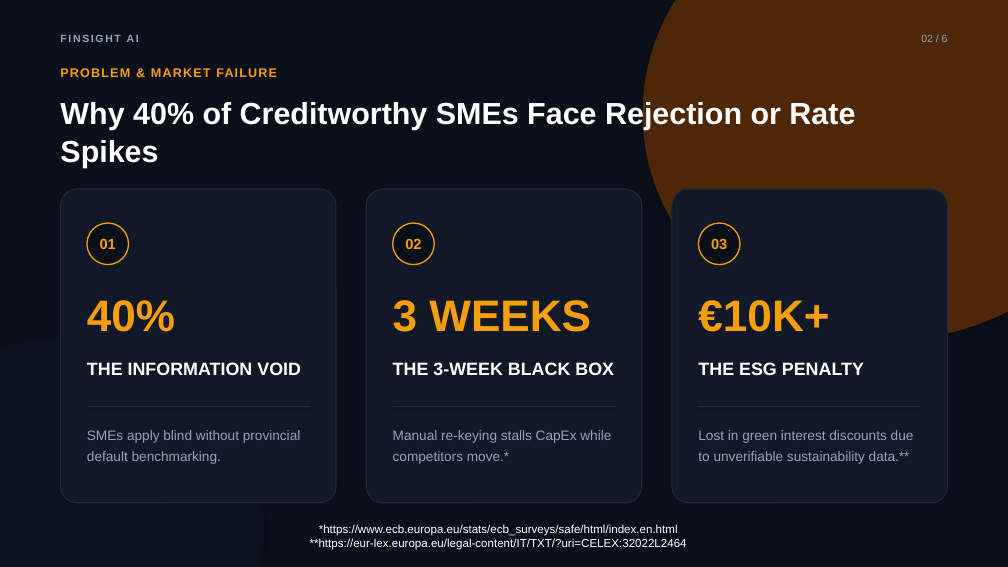
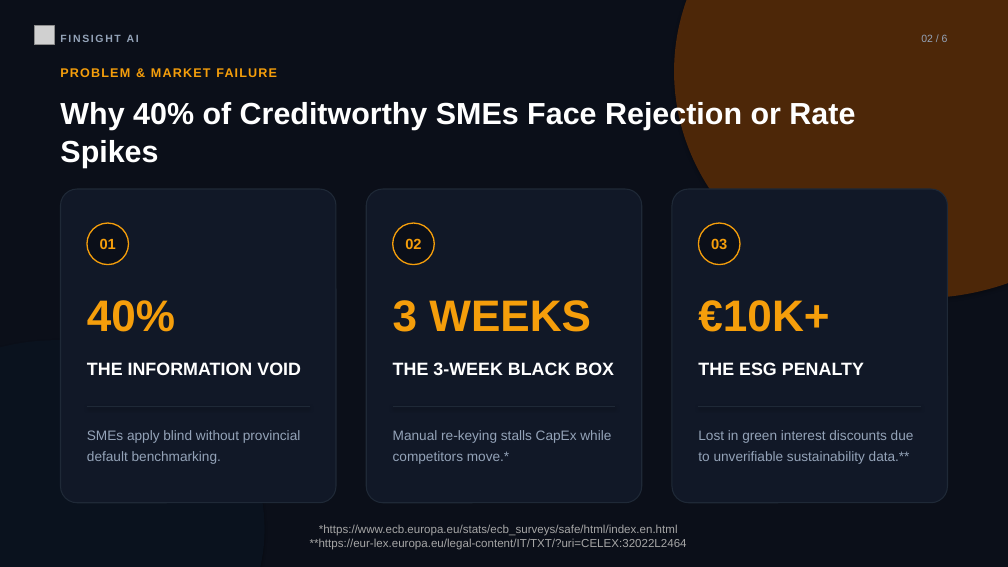
Before and after one commit to FRA-0023/ai2b-loop-troops, a slide deck: slide 2 of presentation/FinSight_AI_Pitch_Deck_Enterprise.pptx. Drawn at 1008x567 pixels with LibreOffice and Linux fonts; fonts in the diff are those of the drawing; grey boxes stand for pictures. Boxes give left, top, right and bottom in pixels: in the first picture for what was removed or moved away, otherwise in the second. Text is boxed around its words. In the diff, an @@ line names an element or a change of style, - is before the commit and + after.

```diff
--- a/presentation/FinSight_AI_Pitch_Deck_Enterprise.pptx
+++ b/presentation/FinSight_AI_Pitch_Deck_Enterprise.pptx
@@ picture added at box(35, 26, 54, 45) @@
@@ ellipse: place and size @@
-ellipse at box(643, 0, 1008, 340)
+ellipse at box(675, 0, 1008, 298)
@@ text "*https://www.ecb.europa.eu/stats/ecb_surveys/safe/html/index ..." at box(310, 524, 687, 550): text colour #FFFFFF to #A6A6A6 @@
```
Also in this commit, not shown: 6 other slides changed.
